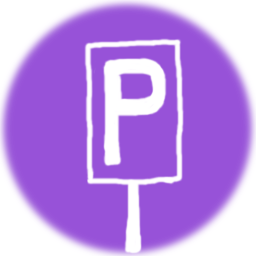
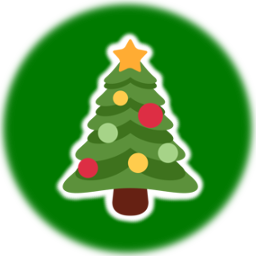
Before/after of a 256x256 layered artwork. What changed in the layer stack:
added layer "runner-christmas-day-twitter-tree" above "runner-christmas-day" over <box>62,38,199,217</box>
added layer "runner-christmas-day" above "volunteer-car-park-marshal" over <box>53,30,207,225</box>
hid "volunteer-car-park-marshal" over <box>84,38,185,254</box>
showed "green - 007b00" over <box>0,0,256,256</box>
hid "volunteer - 9853d3" over <box>0,0,256,256</box>
